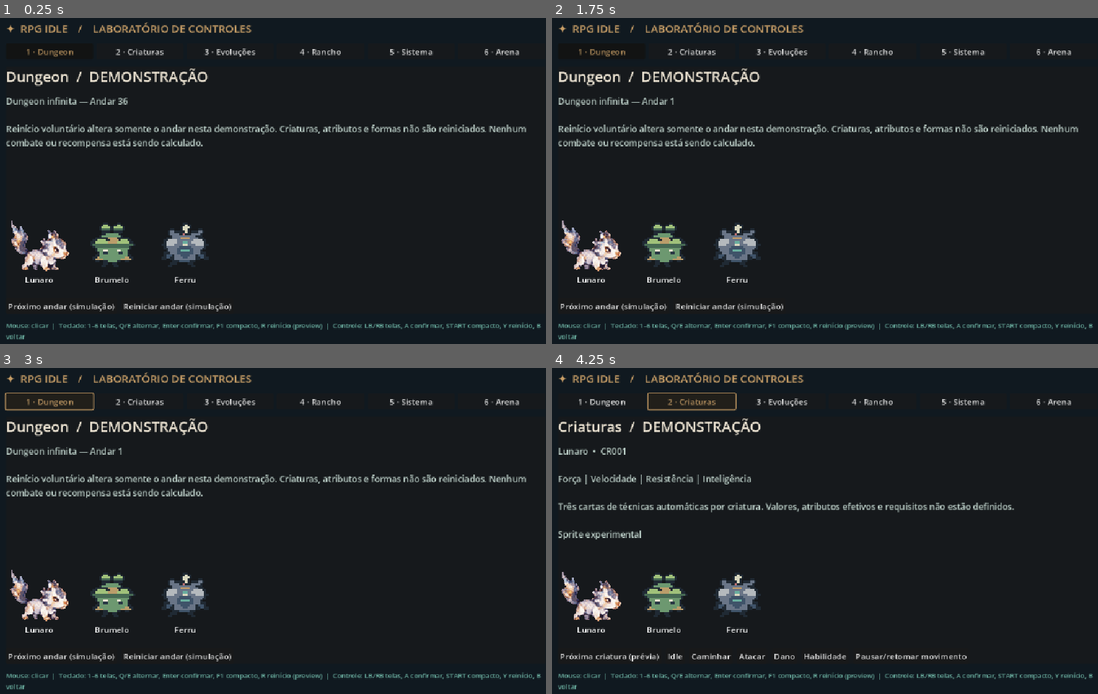
Above: before the commit, frames 1-4 (two rows, left to right).
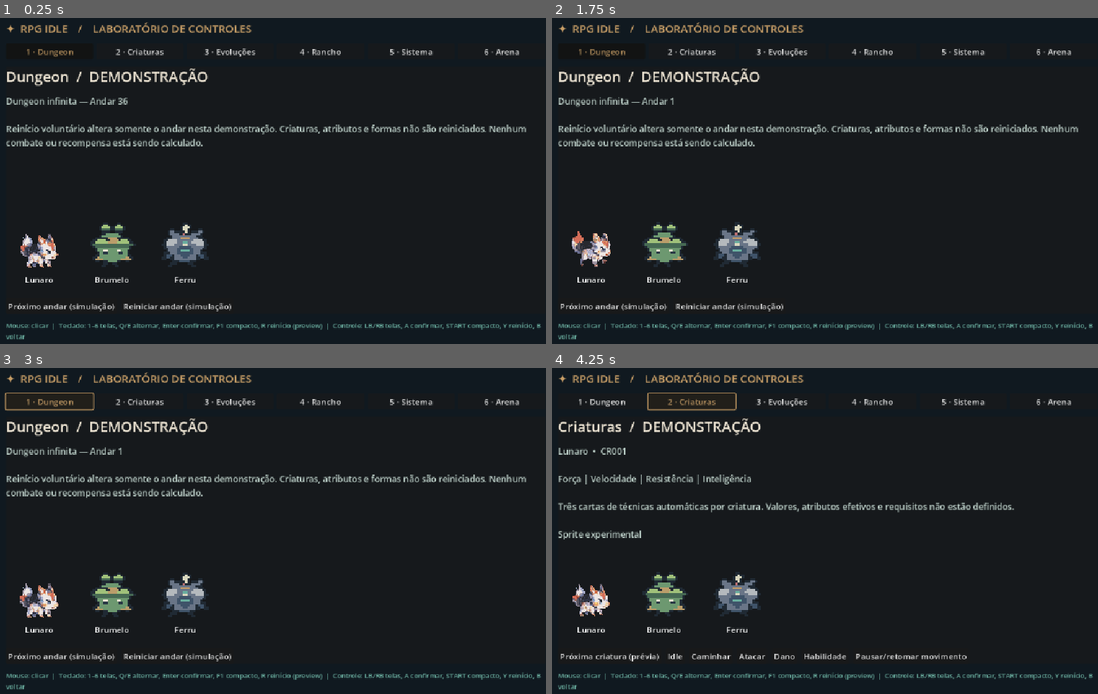
Above: after the commit, the same moments.

Repository: Georlan/Rpgidle
Game: Godot game, scene res://game/scenes/main.tscn
Same seed, same stepped clock (60 frames per second), same inputs: the game is played once before the commit and once after it.
Inputs:
- Up to frame 1 (0.25 s): no input
- Up to frame 2 (1.75 s): click "Reiniciar andar (simulação)" at 0.5 s; click "Reiniciar andar (simulação)" at 1.25 s
- Up to frame 3 (3 s): click "Reiniciar andar (simulação)" at 2 s; click "1 · Dungeon" at 2.75 s
- Up to frame 4 (4.25 s): click "2 · Criaturas" at 3.5 s

The runs differ from the first frame. In frame 1, 0.8% of the frame differs, in the area x 2-36%, y 62-78%; in frame 2, 0.9%; in frame 3, 0.8%; in frame 4, 0.9%, in the area x 1-38%, y 62-78%.

Commit message:
feat: poses CR001 animadas e testes paralelos (#6)
* feat: atlas de seis poses e reprodução nativa SpriteFrames da CR001

* test: verifica atlas PNG e estados animados no Godot

Diff:
--- a/game/scripts/creature_motion.gd
+++ b/game/scripts/creature_motion.gd
@@ -1,34 +1,115 @@
 extends TextureRect
-## Reusable native Godot motion proxy. Does NOT replace hand-drawn animation frames.
-## Only CR001 moves. Other species intentionally remain static concept silhouettes.
+## Animation laboratory for creature previews, not a finished combat or sprite animation.
+## CR001 has six distinct source poses driven by AnimatedSprite2D/SpriteFrames.
+## CR002/CR003 are static silhouettes with an optional soft breathing motion.
+const ATLAS_PATH := "res://assets/01_creatures/CR001_Lunaro/sprite_sheets/CR001_G1_6poses_64x48.png"
+const CELL := Vector2i(64, 48)
+const VALID_STATES := ["idle", "walk", "attack", "hurt", "skill"]
 
-const VALID_STATES := ["idle", "walk", "attack", "hurt", "skill"]
 var creature_id: String = ""
 var motion_enabled: bool = true
 var motion_state: String = "idle"
+var has_pose_atlas: bool = false
+var _sprite: AnimatedSprite2D
+var _frames: SpriteFrames
 var _motion: Tween
+var _sprite_scale: float = 1.0
 
 
 func configure(id: String, resource_path: String, enabled: bool = true) -> void:
     creature_id = id
     motion_enabled = enabled
-    expand_mode = TextureRect.EXPAND_IGNORE_SIZE
-    stretch_mode = TextureRect.STRETCH_KEEP_ASPECT_CENTERED
-    texture_filter = CanvasItem.TEXTURE_FILTER_NEAREST
-    if ResourceLoader.exists(resource_path):
+    texture = null
+
+    if creature_id == "CR001":
+        has_pose_atlas = _create_pose_sprite()
+    if not has_pose_atlas and ResourceLoader.exists(resource_path):
         texture = load(resource_path)
+        expand_mode = TextureRect.EXPAND_IGNORE_SIZE
+        stretch_mode = TextureRect.STRETCH_KEEP_ASPECT_CENTERED
+        texture_filter = CanvasItem.TEXTURE_FILTER_NEAREST
+
     if is_inside_tree():
         play_state("idle")
 
 
 func _ready() -> void:
+    _layout_sprite()
     play_state("idle")
 
 
 func _notification(what: int) -> void:
     if what == NOTIFICATION_RESIZED:
-        # Stay anchored near the foot of the original sprite.
-        pivot_offset = size * Vector2(0.5, 0.88)
+        _layout_sprite()
+    elif what == NOTIFICATION_VISIBILITY_CHANGED and _sprite != null:
+        if not is_visible_in_tree():
+            _stop_motion()
+            _sprite.pause()
+        elif motion_enabled:
+            play_state("idle")
+
+
+func _create_pose_sprite() -> bool:
+    if not ResourceLoader.exists(ATLAS_PATH):
+        push_warning("CR001 pose atlas missing; using static concept fallback")
+        return false
+
+    var atlas: Texture2D = load(ATLAS_PATH)
+    if atlas == null or atlas.get_width() != CELL.x * 6 or atlas.get_height() != CELL.y:
+        push_warning("Invalid CR001 atlas dimensions; using static concept fallback")
+        return false
+
+    _frames = SpriteFrames.new()
+    _frames.clear_all()
+    _add_animation("idle", [0, 0, 1, 0, 0], 5.0, true, atlas)
+    _add_animation("walk", [0, 1, 0, 1], 8.0, true, atlas)
+    _add_animation("attack", [0, 2, 3, 0], 11.0, false, atlas)
+    _add_animation("hurt", [0, 4, 0], 8.0, false, atlas)
+    _add_animation("skill", [0, 5, 0], 7.0, false, atlas)
+
+    _sprite = AnimatedSprite2D.new()
+    _sprite.centered = true
+    _sprite.texture_filter = CanvasItem.TEXTURE_FILTER_NEAREST
+    _sprite.sprite_frames = _frames
+    _sprite.animation_finished.connect(_on_animation_finished)
+    add_child(_sprite)
+    _layout_sprite()
+    return true
+
+
+func _add_animation(name: StringName, indexes: Array, fps: float, looping: bool, atlas: Texture2D) -> void:
+    _frames.add_animation(name)
+    _frames.set_animation_speed(name, fps)
+    _frames.set_animation_loop(name, looping)
+    for index in indexes:
+        var region := AtlasTexture.new()
+        region.atlas = atlas
+        region.region = Rect2(int(index) * CELL.x, 0, CELL.x, CELL.y)
+        region.filter_clip = true
+        _frames.add_frame(name, region)
+
+
+func _layout_sprite() -> void:
+    if _sprite == null or size.x <= 0.0 or size.y <= 0.0:
+        return
+    # Source poses share a baseline: all opaque pixels end at Y≈45.
+    # Keep feet planted when changing animation frames and control dimensions.
+    _sprite_scale = minf(size.x / 54.0, size.y / 45.0)
+    _sprite.scale = Vector2.ONE * _sprite_scale
+    _sprite.position = Vector2(size.x * 0.5, size.y - 5.0 - 21.0 * _sprite_scale)
+
+
+func _stop_motion() -> void:
+    if _motion != null and _motion.is_valid():
+        _motion.kill()
+    _motion = null
+    scale = Vector2.ONE
+    rotation_degrees = 0.0
+    modulate = Color.WHITE
+    if _sprite != null:
+        _layout_sprite()
+        _sprite.modulate = Color.WHITE
+        _sprite.rotation_degrees = 0.0
 
 
 func set_motion_enabled(enabled: bool) -> void:
@@ -39,41 +120,63 @@
 func play_state(requested: String) -> void:
     if not VALID_STATES.has(requested):
         return
-
-    if _motion != null and _motion.is_valid():
-        _motion.kill()
-    _motion = null
+    _stop_motion()
     motion_state = requested
-    scale = Vector2.ONE
-    rotation_degrees = 0.0
-    modulate = Color.WHITE
-
-    if creature_id != "CR001" or not motion_enabled or not is_inside_tree():
+    if has_pose_atlas and _sprite != null:
+        _sprite.stop()
+        if not motion_enabled or not is_visible_in_tree():
+            _sprite.animation = &"idle"
+            _sprite.frame = 0
+            return
+        _sprite.play(requested)
+        # Subtle motion between key poses makes the animation less abrupt.
+        _motion = create_tween().set_trans(Tween.TRANS_SINE)
+        match requested:
+            "idle":
+                _motion.set_loops()
+                _motion.tween_property(_sprite, "scale", _sprite.scale * Vector2(1.018, 0.985), 0.65)
+                _motion.tween_property(_sprite, "scale", _sprite.scale, 0.65)
+            "walk":
+                _motion.set_loops()
+                _motion.tween_property(_sprite, "rotation_degrees", 2.0, 0.25)
+                _motion.tween_property(_sprite, "rotation_degrees", -2.0, 0.25)
+                _motion.tween_property(_sprite, "rotation_degrees", 0.0, 0.25)
+            "attack":
+                _motion.tween_property(_sprite, "position:x", _sprite.position.x + 7.0, 0.13)
+                _motion.tween_property(_sprite, "position:x", _sprite.position.x - 3.0, 0.16)
+                _motion.tween_property(_sprite, "position:x", _sprite.position.x, 0.10)
+            "hurt":
+                _motion.tween_property(_sprite, "modulate", Color("#f3b1a8"), 0.13)
+                _motion.tween_property(_sprite, "modulate", Color.WHITE, 0.22)
+            "skill":
+                _motion.tween_property(_sprite, "modulate", Color("#a2f2e6"), 0.18)
+                _motion.tween_property(_sprite, "modulate", Color.WHITE, 0.22)
         return
 
+    # Temporary silhouettes: breathe gently but do not pretend to have sprite frames.
+    if not motion_enabled or not is_visible_in_tree():
+        return
     _motion = create_tween().set_trans(Tween.TRANS_SINE)
     match requested:
-        "idle":
+        "idle", "walk":
             _motion.set_loops()
-            _motion.tween_property(self, "scale", Vector2(1.025, 0.97), 0.72)
-            _motion.tween_property(self, "scale", Vector2.ONE, 0.72)
-        "walk":
-            _motion.set_loops()
-            _motion.tween_property(self, "rotation_degrees", 2.5, 0.24)
-            _motion.tween_property(self, "rotation_degrees", -2.5, 0.24)
-            _motion.tween_property(self, "rotation_degrees", 0.0, 0.24)
-        "attack":
-            _motion.tween_property(self, "scale", Vector2(1.13, 0.9), 0.12)
-            _motion.tween_property(self, "scale", Vector2(0.95, 1.06), 0.12)
-            _motion.tween_property(self, "scale", Vector2.ONE, 0.19)
-            _motion.tween_callback(Callable(self, "play_state").bind("idle"))
+            _motion.tween_property(self, "scale", Vector2(1.015, 0.985), 0.85)
+            _motion.tween_property(self, "scale", Vector2.ONE, 0.85)
         "hurt":
-            _motion.tween_property(self, "modulate", Color("#ffb5a0"), 0.12)
-            _motion.tween_property(self, "modulate", Color.WHITE, 0.23)
-            _motion.tween_callback(Callable(self, "play_state").bind("idle"))
-        "skill":
-            _motion.tween_property(self, "modulate", Color("#b5fff2"), 0.15)
-            _motion.parallel().tween_property(self, "scale", Vector2(1.075, 1.075), 0.15)
-            _motion.tween_property(self, "modulate", Color.WHITE, 0.23)
-            _motion.parallel().tween_property(self, "scale", Vector2.ONE, 0.23)
-            _motion.tween_callback(Callable(self, "play_state").bind("idle"))
+            _motion.tween_property(self, "modulate", Color("#f3b1a8"), 0.14)
+            _motion.tween_property(self, "modulate", Color.WHITE, 0.20)
+
+
+func _on_animation_finished() -> void:
+    if motion_enabled and is_visible_in_tree() and motion_state != "idle":
+        play_state("idle")
+
+
+func sprite_frame_count(state: String) -> int:
+    if _frames == null or not _frames.has_animation(state):
+        return 0
+    return _frames.get_frame_count(state)
+
+
+func sprite_animation_name() -> String:
+    return String(_sprite.animation) if _sprite != null else ""
--- a/game/tests/input_smoke.gd
+++ b/game/tests/input_smoke.gd
@@ -49,10 +49,18 @@
     var first_block: VBoxContainer = ui._pet_row.get_child(ui._pet_row.get_child_count() - 3) as VBoxContainer
     var first_picture: TextureRect = first_block.get_child(0) as TextureRect
     _check(first_picture.get("creature_id") == "CR001", "first sprite is CR001")
+    _check(first_picture.get("has_pose_atlas") == true, "atlas loaded from PNG")
+    for name in ["idle", "walk", "attack", "hurt", "skill"]:
+        _check(first_picture.sprite_frame_count(name) >= 3, "sprite state has real frames: " + name)
+    _check(first_picture.sprite_animation_name() == "idle", "initial idle sprite animation")
+    ui._show_motion_state("attack")
+    _check(first_picture.sprite_animation_name() == "attack", "attack uses pose frames")
     ui._show_motion_state("walk")
     _check(first_picture.get("motion_state") == "walk", "walk preview state started")
+    _check(first_picture.sprite_animation_name() == "walk", "walk uses pose frames")
     ui._toggle_motion_enabled()
     _check(not ui.motion_enabled, "motion can be disabled")
+    _check(first_picture.sprite_animation_name() == "idle", "motion off returns to idle pose")
     _check(first_picture.scale == Vector2.ONE, "disabled motion restores original scale")
     ui._toggle_motion_enabled()
     _check(ui.motion_enabled, "motion can be reenabled")
Binary file added: assets/01_creatures/CR001_Lunaro/sprite_sheets/CR001_G1_6poses_64x48.png
Not shown, changed: assets/metadata/manifest.json
Not shown, changed: .github/workflows/validate-structure.yml
Not shown, changed: assets/01_creatures/CR001_Lunaro/README.md
Not shown, changed: docs/ANIMATION_SPEC.md
Not shown, changed: docs/TRACKER.md
Not shown, added: scripts/validate_pose_atlas.py
